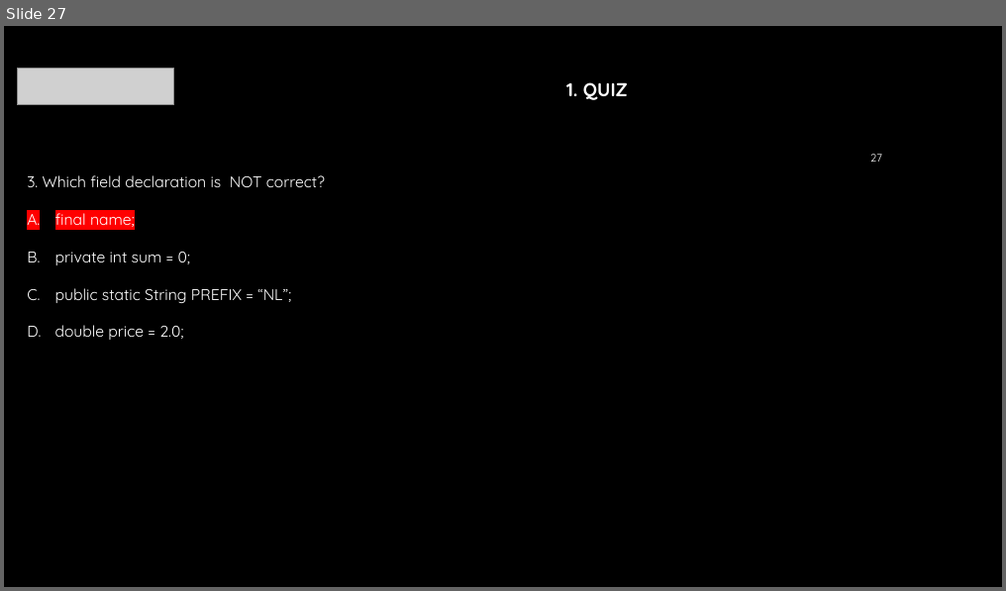
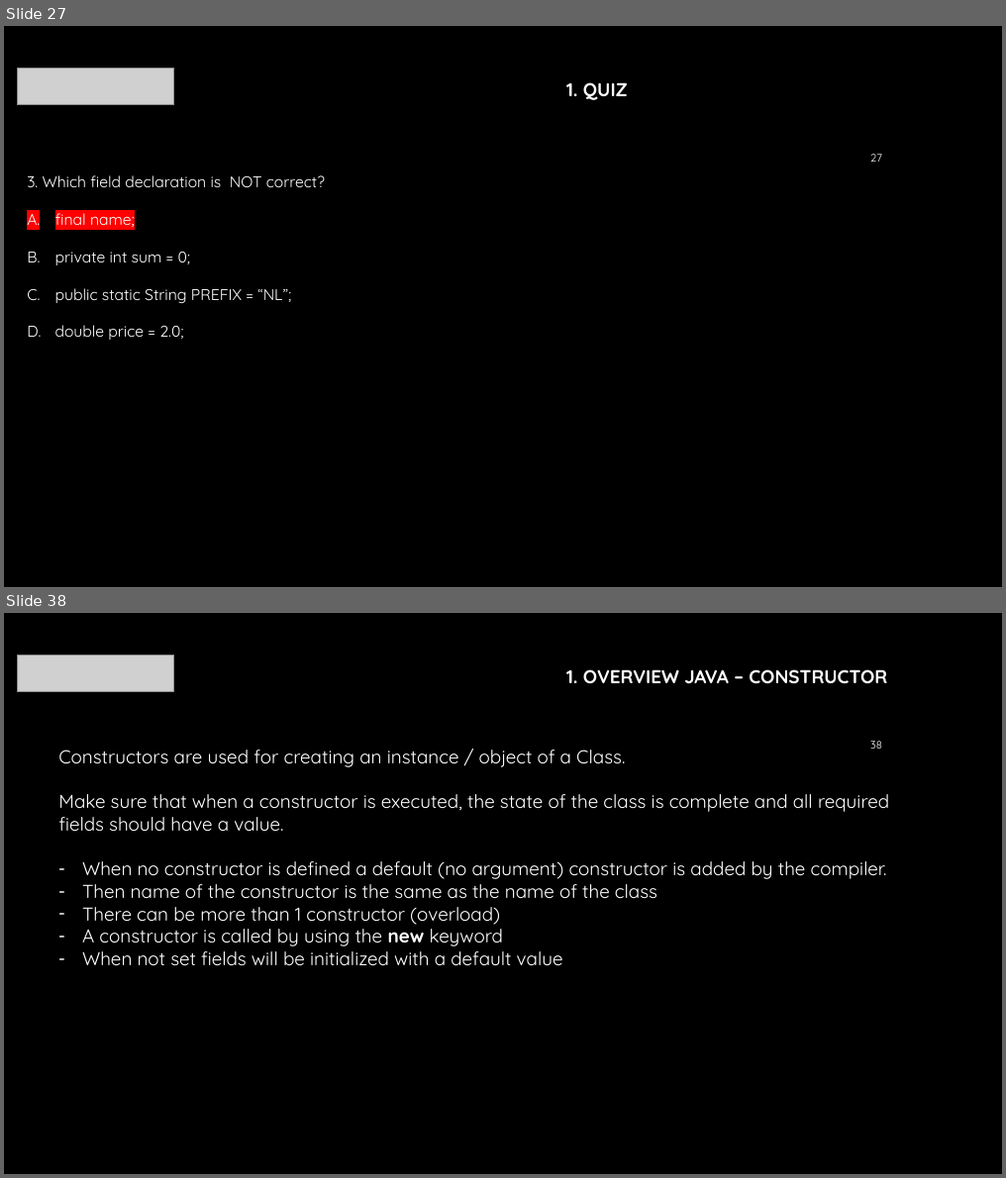
Before and after one commit to mraalten/javafundamentals, a slide deck: docs/training/Presentation.pptx. Shown one above the other, each under a label of ours: slide 27 before the commit, slides 27 and 38 after it; the slides between them are not shown. The pictures are 1006x591 and 1006x1178 pixels, drawn with LibreOffice and Linux fonts; fonts in the diff are those of the drawing; grey boxes stand for pictures; background and template pictures are left out. Boxes give left, top, right and bottom in pixels: in the first picture for what was removed or moved away, otherwise in the second. Text is boxed around its words. In the diff, an @@ line names an element or a change of style, - is before the commit and + after.

```diff
--- a/docs/training/Presentation.pptx
+++ b/docs/training/Presentation.pptx
@@ slide 38 added at (x1=4, y1=613, x2=1002, y2=1174), background #000000 @@
@@ picture added at (x1=18, y1=655, x2=174, y2=692) @@
@@ text added at (x1=566, y1=669, x2=887, y2=684), 18 pt, text #FFFFFF, bold @@
+1. OVERVIEW JAVA – CONSTRUCTOR
@@ text added at (x1=58, y1=750, x2=889, y2=965), 18 pt, text #FFFFFF @@
+Constructors are used for creating an instance / object of a Class.
+Make sure that when a constructor is executed, the state of the class is complete and all required fields should have a value.
+– When no constructor is defined a default (no argument) constructor is added by the compiler.
+– Then name of the constructor is the same as the name of the class
+– There can be more than 1 constructor (overload)
+– A constructor is called by using the new keyword
+– When not set fields will be initialized with a default value
@@ page number added at (x1=870, y1=741, x2=882, y2=749), 10.5 pt, text #FFFFFF @@
+38
```
Also in this commit, not shown: 2 slides changed, 22 other slides added.
